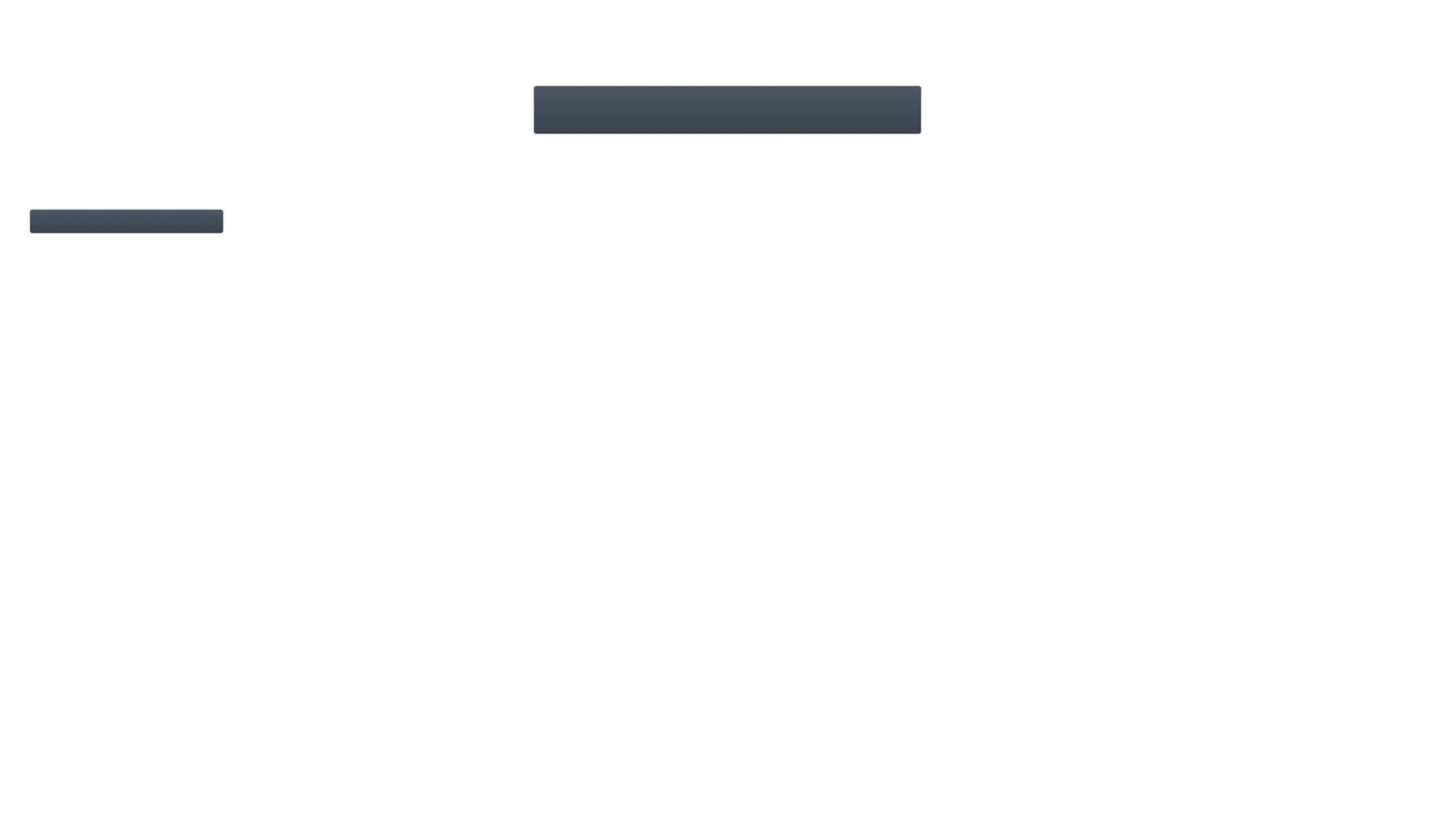
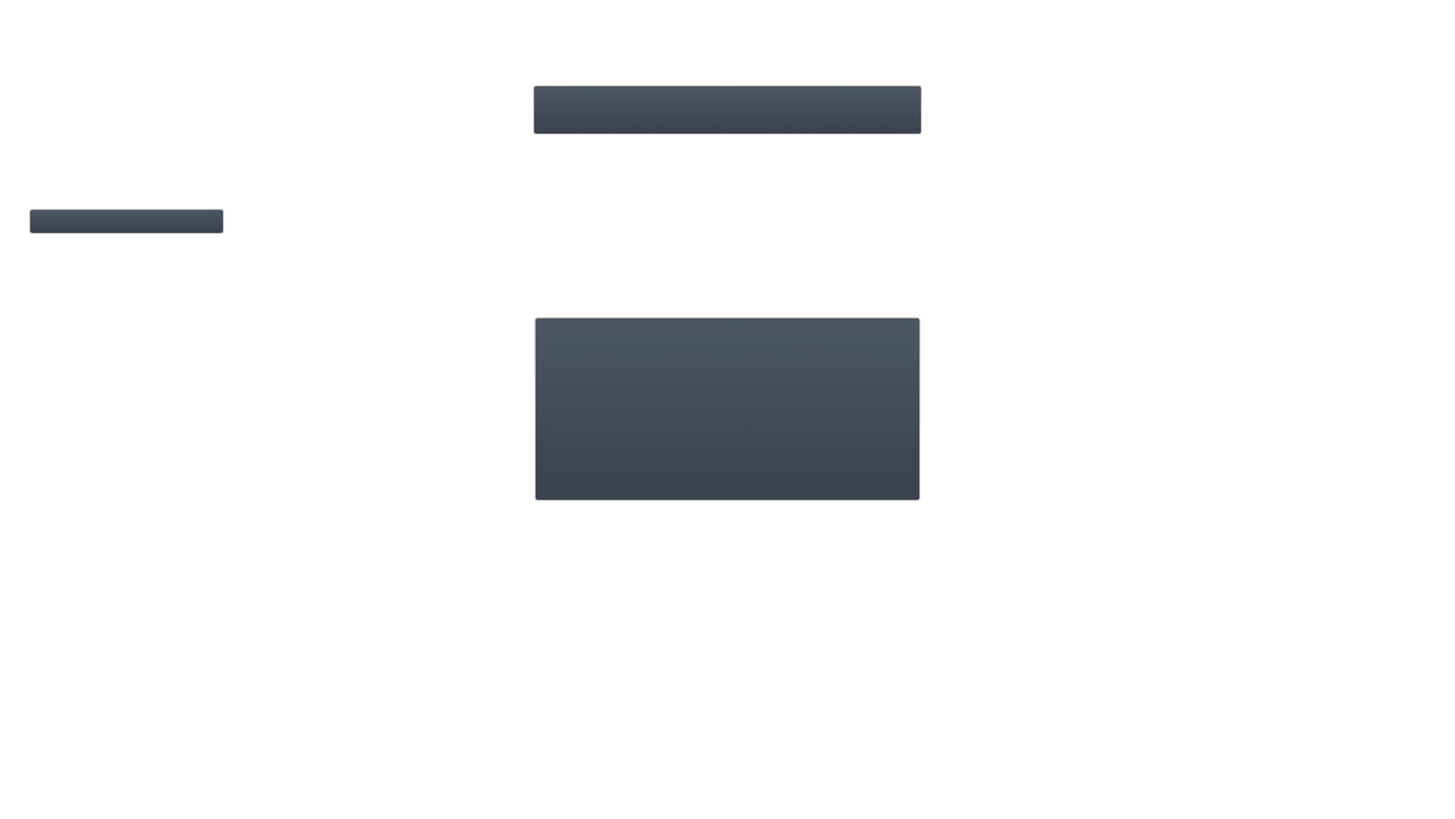
Before/after of a 1455×819 layered artwork. What changed in the layer stack:
added group "player_profile_container" with 2 layers above "moveset_move_container" over (534, 316, 921, 502)
added layer "moveset_move_container_outline" (1st of 2, in "player_profile_container") (70%) in group "player_profile_container" over (534, 316, 921, 502)
added layer "moveset_move_container_fill" (1st of 2, in "player_profile_container") (95%) in group "player_profile_container" over (535, 317, 921, 501)
